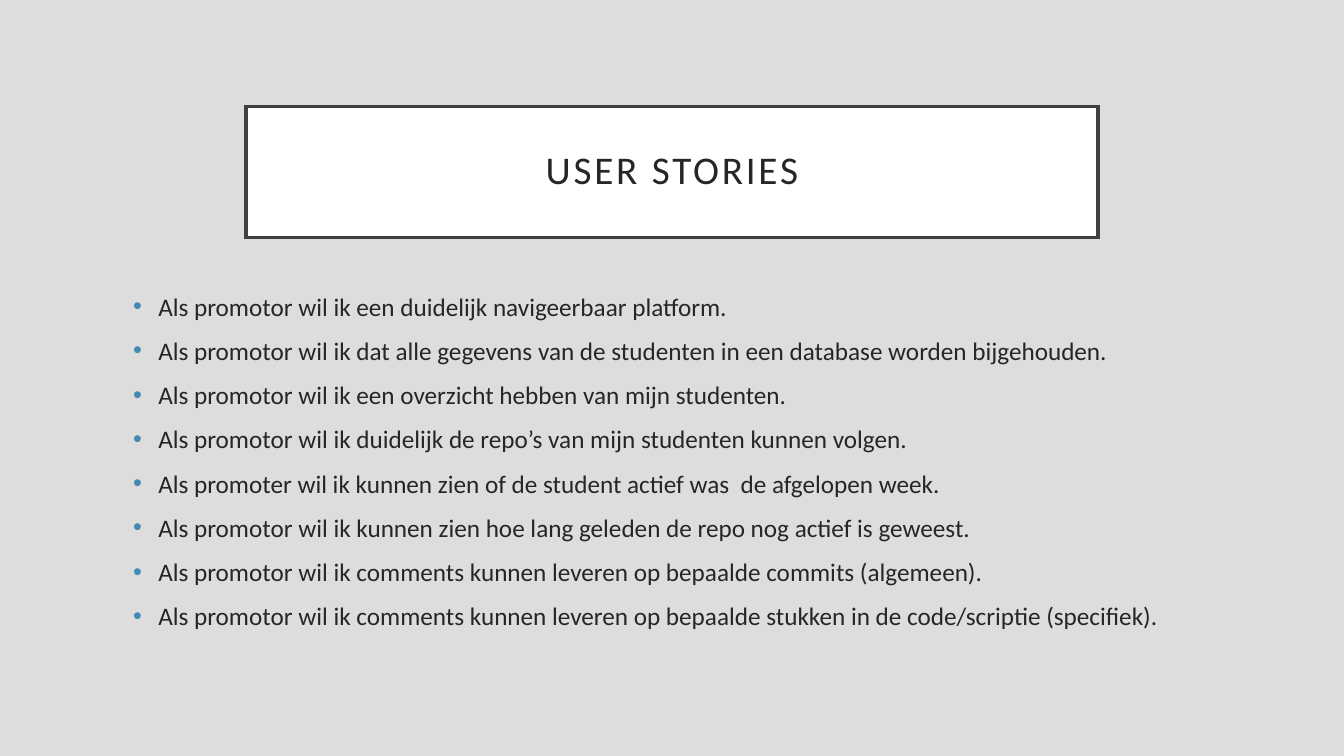
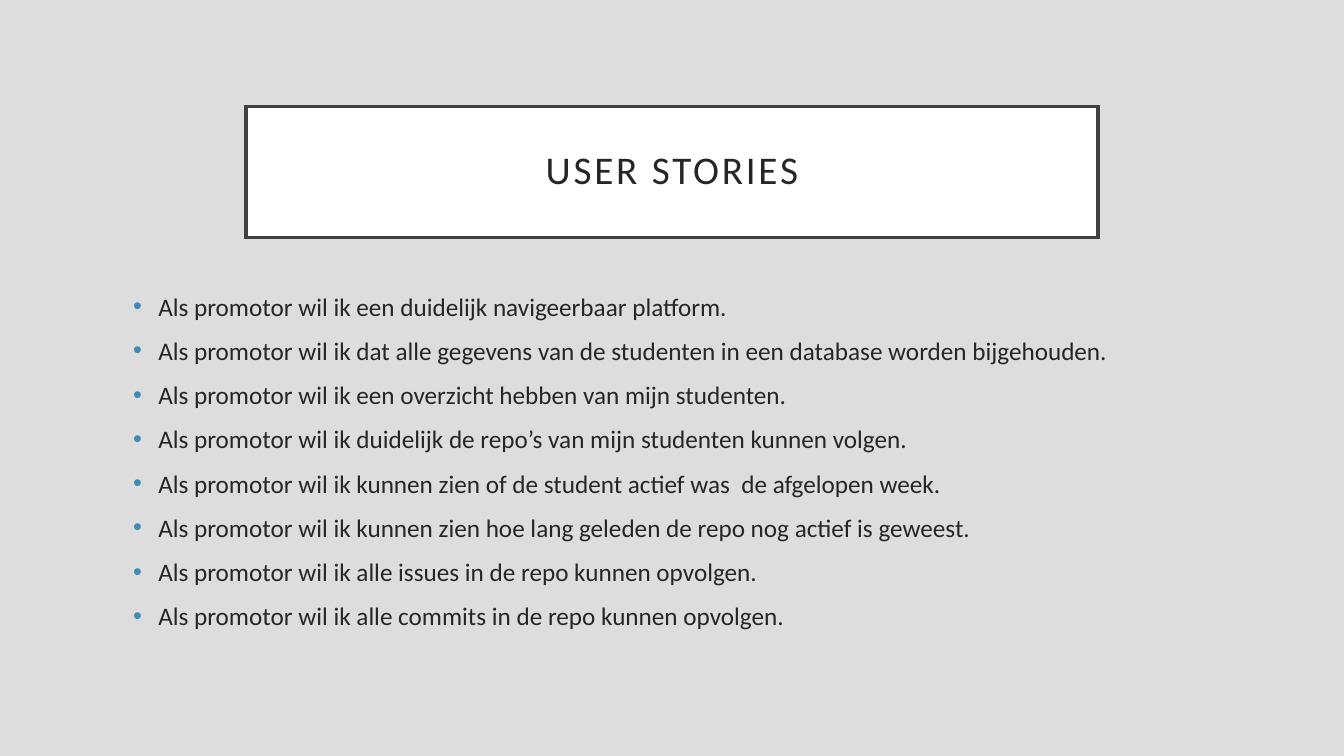
Before and after one commit to FlorianPieters/Automatiseringbap, a slide deck: slide 5 of doc/presentatie.pptx. Drawn at 1344x756 pixels with LibreOffice and Linux fonts; fonts in the diff are those of the drawing. Boxes give left, top, right and bottom in pixels: in the first picture for what was removed or moved away, otherwise in the second. Text is boxed around its words. In the diff, an @@ line names an element or a change of style, - is before the commit and + after.

Commit message:
ppt

```diff
--- a/doc/presentatie.pptx
+++ b/doc/presentatie.pptx
@@ text at box(158, 475, 941, 498): text changed @@
-• Als promoter wil ik kunnen zien of de student actief was de afgelopen week.
+• Als promotor wil ik kunnen zien of de student actief was de afgelopen week.
@@ text at box(158, 563, 783, 630): text changed @@
-• Als promotor wil ik comments kunnen leveren op bepaalde commits (algemeen).
-• Als promotor wil ik comments kunnen leveren op bepaalde stukken in de code/scriptie (specifiek).
+• Als promotor wil ik alle issues in de repo kunnen opvolgen.
+• Als promotor wil ik alle commits in de repo kunnen opvolgen.
```
Also in this commit, not shown: 2 other slides changed, 1 other file.
